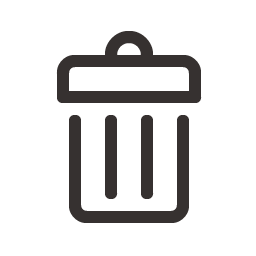
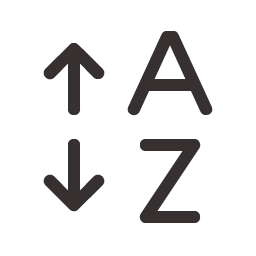
Layer changes from the first 256×256 image to the second:
added group "sort" with 1 layers above "trash" over <box>43,31,213,223</box>
added layer "a" in group "sort" over <box>43,31,213,223</box>
hid group "trash" (1 layers) over <box>56,31,202,223</box>
